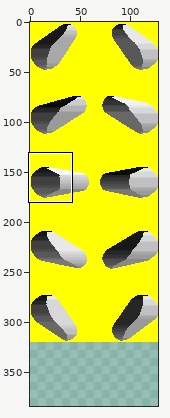
Sprite sheet -- convert/flippers.gif. The first picture is a wide view before the edit; the outline marks the close-up.
Close-up. Earlier state:
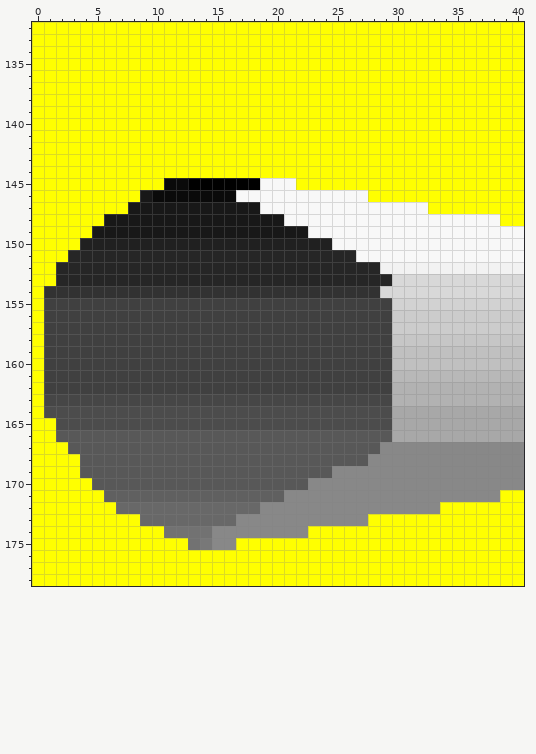
The file is 128x320 pixels. Colours within 5 levels of each other are drawn and written as one. Shown: x 0..40, y 132..178. The old version is drawn lined up with the new one, on the new canvas. The commit also changed other parts of the picture, which this record leaves out.
Now the later version:
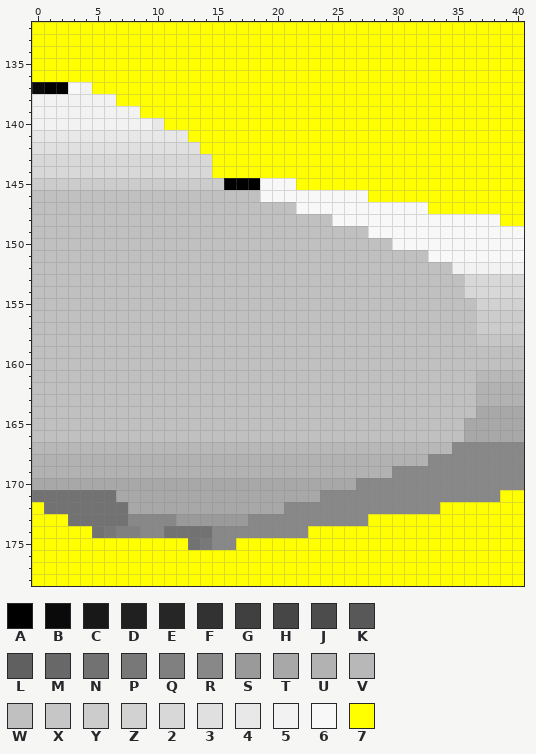
Palette (. is transparent): A #000000  B #0a0a0a  C #181818  D #202020  E #262626  F #323232  G #404040  H #464646  J #4c4c4c  K #585858  L #606060  M #686868  N #727272  P #787878  Q #808080  R #888888  S #9a9a9a  T #a8a8a8  U #b2b2b2  V #b8b8b8  W #c0c0c0  X #c6c6c6  Y #cccccc  Z #d2d2d2  2 #d8d8d8  3 #e0e0e0  4 #e8e8e8  5 #f2f2f2  6 #f8f8f8  7 #ffff00
Edits made:
canvas 128x320 -> 128x384
Changed rows in their new state; - is an unchanged pixel.
first column x 0:
137 BAA65--------------------------------
138 5555555------------------------------
139 555555555----------------------------
140 55555555554--------------------------
141 4444444444444------------------------
142 33333333333333-----------------------
143 222222222222222----------------------
144 222222222222222----------------------
145 YYYYYYYYYYYYYYYY---------------------
146 WWWWWWWWWWWWWWWWWWW------------------
147 WWWWWWWWWWWWWWWWWWWWWW---------------
148 WWWWWWWWWWWWWWWWWWWWWWWWW------------
149 WWWWWWWWWWWWWWWWWWWWWWWWWWWW---------
150 WWWWWWWWWWWWWWWWWWWWWWWWWWWWWW-------
151 WWWWWWWWWWWWWWWWWWWWWWWWWWWWWWWWW----
152 WWWWWWWWWWWWWWWWWWWWWWWWWWWWWWWWWWW--
153 WWWWWWWWWWWWWWWWWWWWWWWWWWWWWWWWWWWW-
154 WWWWWWWWWWWWWWWWWWWWWWWWWWWWWWWWWWWW-
155 WWWWWWWWWWWWWWWWWWWWWWWWWWWWWWWWWWWWW
156 WWWWWWWWWWWWWWWWWWWWWWWWWWWWWWWWWWWWW
157 WWWWWWWWWWWWWWWWWWWWWWWWWWWWWWWWWWWWW
158 WWWWWWWWWWWWWWWWWWWWWWWWWWWWWWWWWWWWW
159 WWWWWWWWWWWWWWWWWWWWWWWWWWWWWW-------
160 WWWWWWWWWWWWWWWWWWWWWWWWWWWWWW-------
161 WWWWWWWWWWWWWWWWWWWWWWWWWWWWWWWWWWWWW
162 WWWWWWWWWWWWWWWWWWWWWWWWWWWWWWWWWWWWW
163 WWWWWWWWWWWWWWWWWWWWWWWWWWWWWWWWWWWWW
164 WWWWWWWWWWWWWWWWWWWWWWWWWWWWWWWWWWWWW
165 WWWWWWWWWWWWWWWWWWWWWWWWWWWWWWWWWWWW-
166 WWWWWWWWWWWWWWWWWWWWWWWWWWWWWWWWWWWW-
167 VVVVVVVVVVVVVVVVVVVVVVVVVVVVVVVVVVV--
168 UUUUUUUUUUUUUUUUUUUUUUUUUUUUUUUUU----
169 UUUUUUUUUUUUUUUUUUUUUUUUUUUUUU-------
170 TTTTTTTTTTTTTTTTTTTTTTTTTTT----------
171 NNNNNNNTTTTTTTTTTTTTTTTT-------------
172 -NNNNNNNTTTTTTTTTTTTT----------------
173 ---NNNNNRRRRSSSSSS-------------------
174 -----NPQQRR--------------------------
Where, in picture pixels (left, top, right, bottom), the same in both close-ups:
changed: (32, 82, 476, 538)
